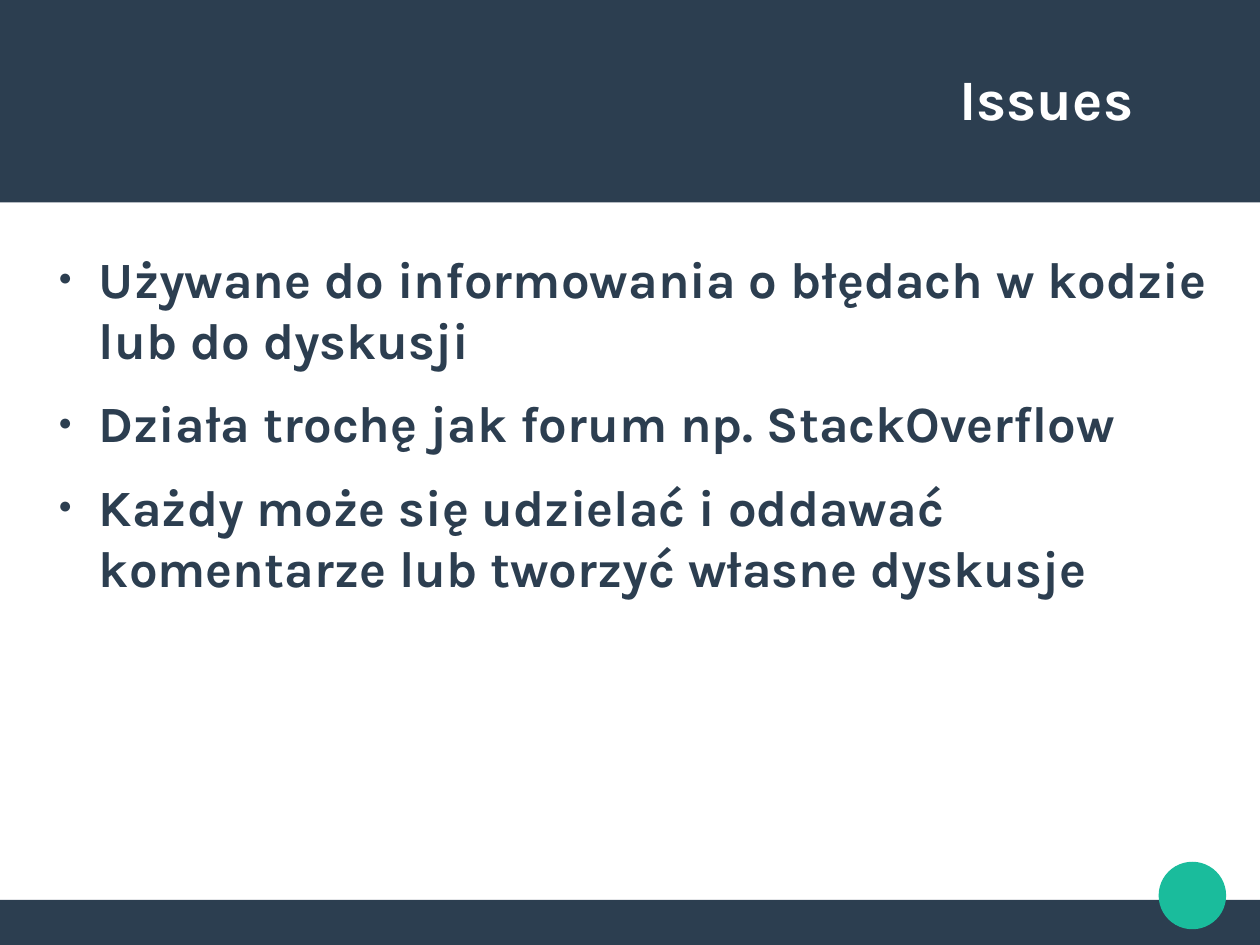
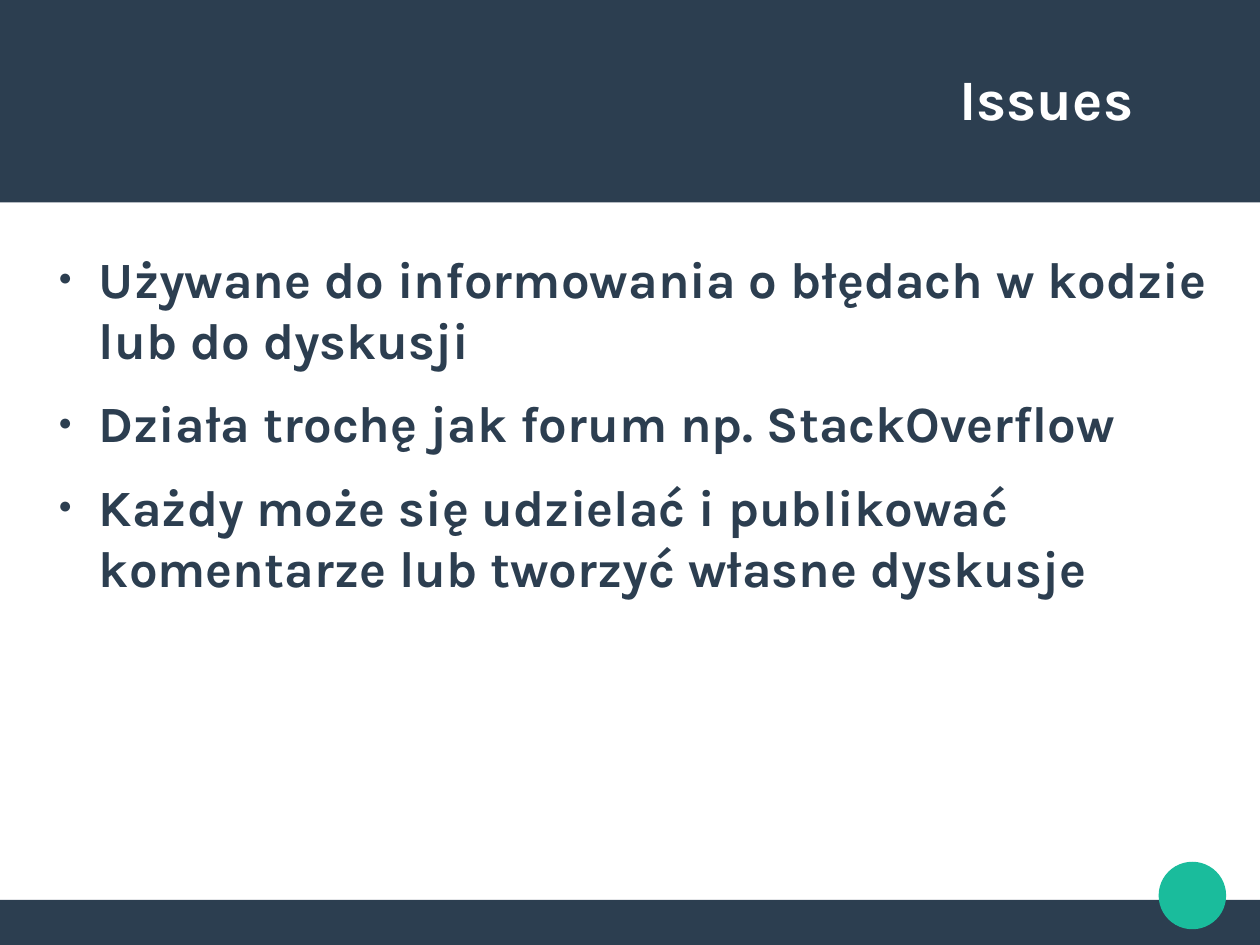
Before and after one commit to PZZProject/ProjecktPrezentacja, a slide deck: slide 10 of PrezentacjaGitHub.odp (slide 9 before the commit). Drawn at 1260x945 pixels with LibreOffice and Linux fonts; fonts in the diff are those of the drawing. Boxes give left, top, right and bottom in pixels: in the first picture for what was removed or moved away, otherwise in the second. Text is boxed around its words. In the diff, an @@ line names an element or a change of style, - is before the commit and + after.

```diff
--- a/PrezentacjaGitHub.odp
+++ b/PrezentacjaGitHub.odp
@@ text at <box>99,486,1086,599</box>: text changed @@
-● Każdy może się udzielać i oddawać komentarze lub tworzyć własne dyskusje
+● Każdy może się udzielać i publikować komentarze lub tworzyć własne dyskusje
```
Also in this commit, not shown: 7 other slides changed, 4 slides added, 4 slides removed.
